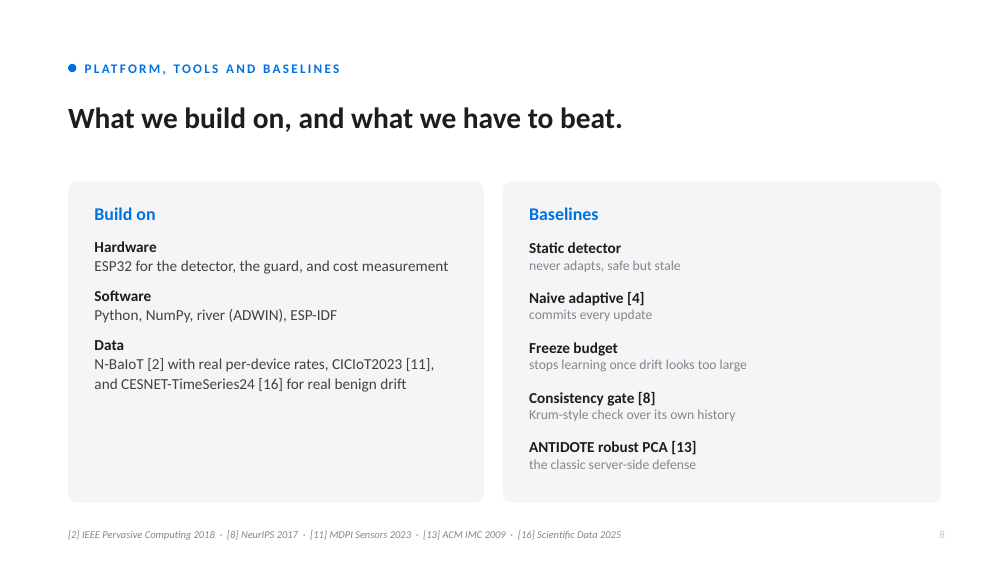
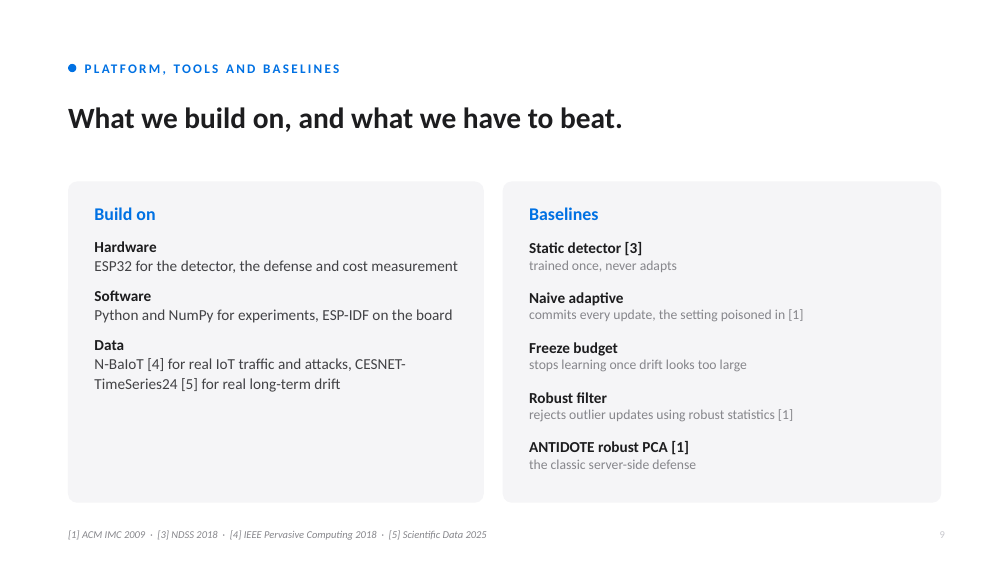
Before and after one commit to IOT-snu/brainstorming, a slide deck: slide 9 of CSD457_First_Presentation.pptx (slide 8 before the commit). Drawn at 1008x567 pixels with LibreOffice and Linux fonts; fonts in the diff are those of the drawing. Boxes give left, top, right and bottom in pixels: in the first picture for what was removed or moved away, otherwise in the second. Text is boxed around its words. In the diff, an @@ line names an element or a change of style, - is before the commit and + after.

```diff
--- a/CSD457_First_Presentation.pptx
+++ b/CSD457_First_Presentation.pptx
@@ text at box(94, 260, 457, 273): text changed @@
-ESP32 for the detector, the guard, and cost measurement
+ESP32 for the detector, the defense and cost measurement
@@ text at box(529, 242, 677, 272): text changed @@
-Static detector
-never adapts, safe but stale
+Static detector [3]
+trained once, never adapts
@@ text at box(529, 292, 803, 321): text changed @@
-Naive adaptive [4]
-commits every update
+Naive adaptive
+commits every update, the setting poisoned in [1]
@@ text at box(94, 309, 452, 323): text changed @@
-Python, NumPy, river (ADWIN), ESP-IDF
+Python and NumPy for experiments, ESP-IDF on the board
@@ text at box(94, 358, 406, 392): text changed @@
-N-BaIoT [2] with real per-device rates, CICIoT2023 [11], and CESNET-TimeSeries24 [16] for real benign drift
+N-BaIoT [4] for real IoT traffic and attacks, CESNET-TimeSeries24 [5] for real long-term drift
@@ text at box(529, 392, 793, 421): text changed @@
-Consistency gate [8]
-Krum-style check over its own history
+Robust filter
+rejects outlier updates using robust statistics [1]
@@ text at box(529, 441, 689, 455): text changed @@
-ANTIDOTE robust PCA [13]
+ANTIDOTE robust PCA [1]
@@ text at box(68, 530, 487, 540): text changed @@
-[2] IEEE Pervasive Computing 2018 · [8] NeurIPS 2017 · [11] MDPI Sensors 2023 · [13] ACM IMC 2009 · [16] Scientific Data 2025
+[1] ACM IMC 2009 · [3] NDSS 2018 · [4] IEEE Pervasive Computing 2018 · [5] Scientific Data 2025
```
Also in this commit, not shown: 9 other slides changed, 1 slide added, 1 other file.
